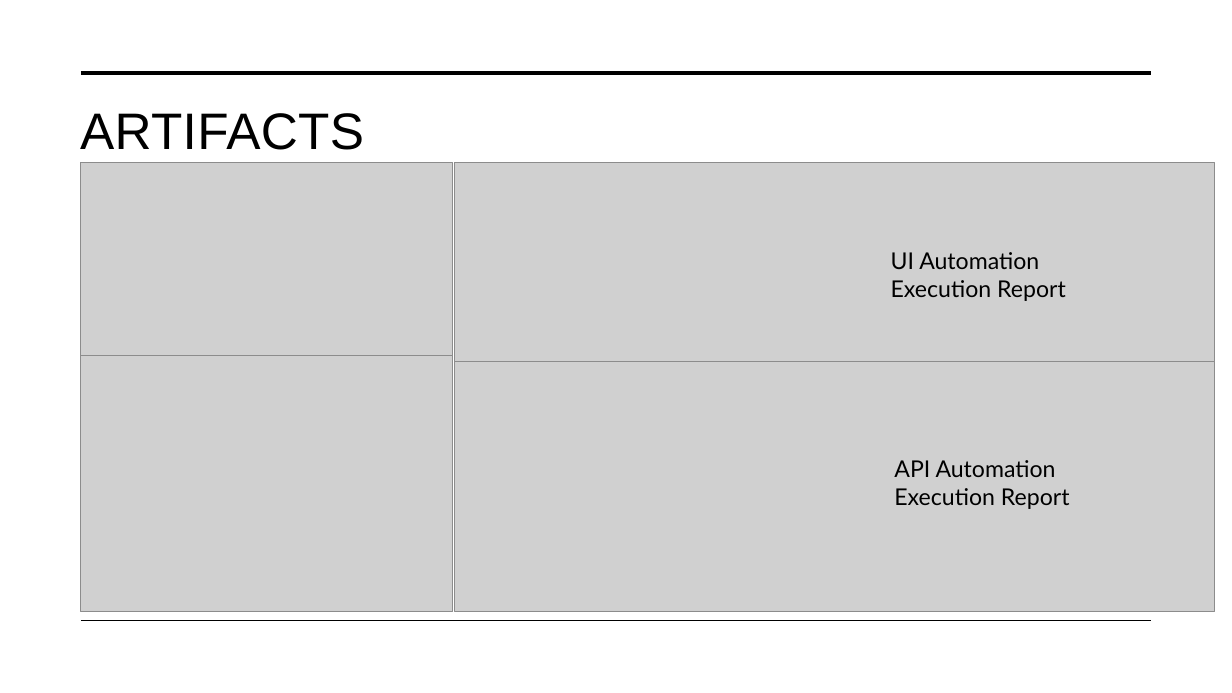
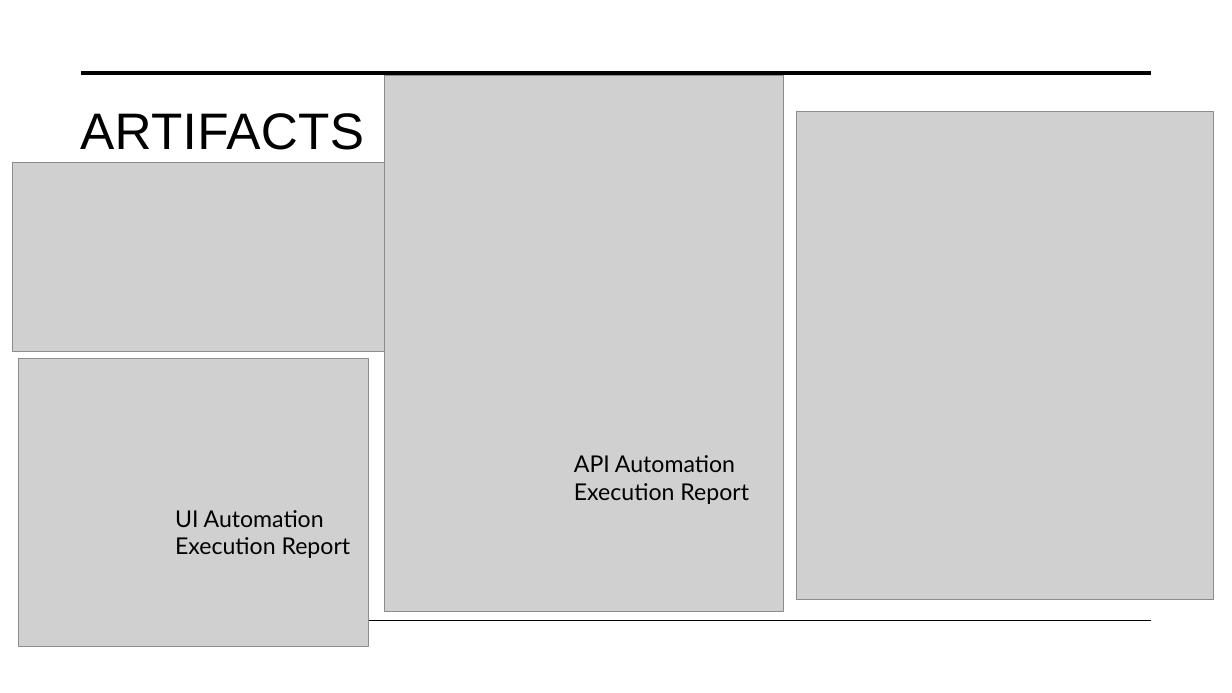
Before and after one commit to rasoolmohammedy/internetherokuapp, a slide deck: slide 5 of AutomationFramewokTaskAssignmentSubmission.pptx. Drawn at 1232x693 pixels with LibreOffice and Linux fonts; fonts in the diff are those of the drawing; grey boxes stand for pictures. Boxes give left, top, right and bottom in pixels: in the first picture for what was removed or moved away, otherwise in the second. Text is boxed around its words. In the diff, an @@ line names an element or a change of style, - is before the commit and + after.

```diff
--- a/AutomationFramewokTaskAssignmentSubmission.pptx
+++ b/AutomationFramewokTaskAssignmentSubmission.pptx
@@ picture added at bbox=[384, 76, 784, 612] @@
@@ picture added at bbox=[797, 112, 1214, 600] @@
@@ picture: place and size @@
-picture at bbox=[81, 163, 453, 356]
+picture at bbox=[13, 163, 384, 352]
@@ picture removed at bbox=[455, 163, 1214, 361] @@
@@ picture: place and size @@
-picture at bbox=[81, 354, 453, 612]
+picture at bbox=[18, 359, 368, 647]
@@ picture removed at bbox=[455, 361, 1214, 612] @@
@@ text "API Automation Execution Report": place and size @@
-text "API Automation Execution Report" at bbox=[894, 460, 1070, 509]
+text "API Automation Execution Report" at bbox=[574, 455, 749, 504]
@@ text "UI Automation Execution Report": place and size @@
-text "UI Automation Execution Report" at bbox=[891, 252, 1066, 301]
+text "UI Automation Execution Report" at bbox=[175, 510, 351, 558]
```
Also in this commit, not shown: 2 other slides changed, 11 other files.
